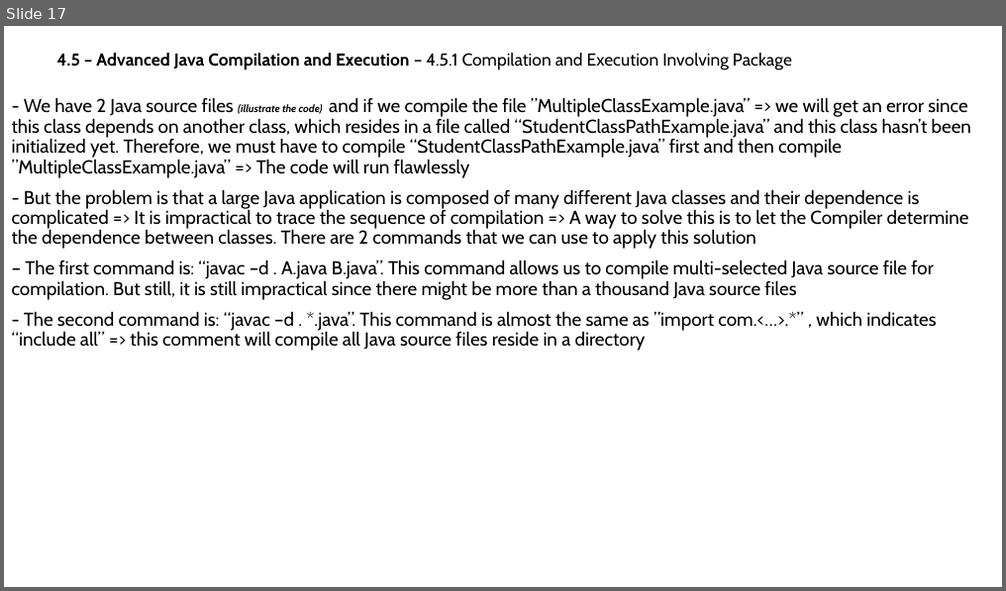
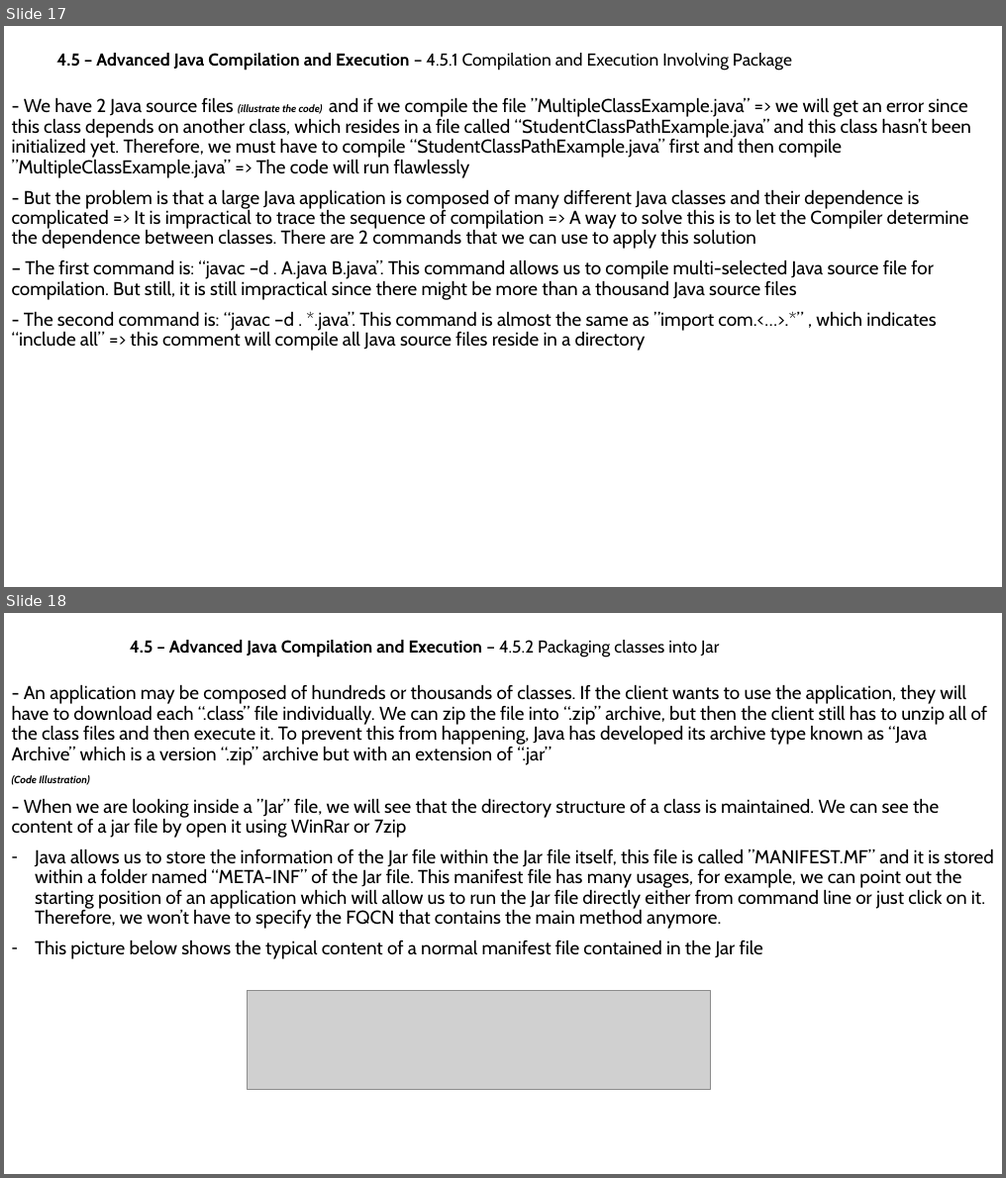
Before and after one commit to MaiDinhVinh/CS-Java, a slide deck: Java SE 8 Teaching Material/Chapter 4 - Basic Java Elements.pptx. Shown one above the other, each under a label of ours: slide 17 before the commit, slides 17 and 18 after it. The pictures are 1006x591 and 1006x1178 pixels, drawn with LibreOffice and Linux fonts; fonts in the diff are those of the drawing; grey boxes stand for pictures. Boxes give left, top, right and bottom in pixels: in the first picture for what was removed or moved away, otherwise in the second. Text is boxed around its words. In the diff, an @@ line names an element or a change of style, - is before the commit and + after.

```diff
--- a/Java SE 8 Teaching Material/Chapter 4 - Basic Java Elements.pptx
+++ b/Java SE 8 Teaching Material/Chapter 4 - Basic Java Elements.pptx
@@ slide 18 added at (4,613,1002,1174), background #FFFFFF @@
@@ subtitle added at (130,640,719,658), 16.6 pt, text #000000, bold @@
+4.5 – Advanced Java Compilation and Execution – 4.5.2 Packaging classes into Jar
@@ text added at (12,684,994,959), 18 pt, text #000000 @@
+- An application may be composed of hundreds or thousands of classes. If the client wants to use the application, they will have to download each “.class” file individually. We can zip the file into “.zip” archive, but then the client still has to unzip all of the class files and then execute it. To prevent this from happening, Java has developed its archive type known as “Java Archive” which is a version “.zip” archive but with an extension of “.jar”
+(Code Illustration)
+- When we are looking inside a ”Jar” file, we will see that the directory structure of a class is maintained. We can see the content of a jar file by open it using WinRar or 7zip
+– Java allows us to store the information of the Jar file within the Jar file itself, this file is called ”MANIFEST.MF” and it is stored within a folder named “META-INF” of the Jar file. This manifest file has many usages, for example, we can point out the starting position of an application which will allow us to run the Jar file directly either from command line or just click on it. Therefore, we won’t have to specify the FQCN that contains the main method anymore.
+– This picture below shows the typical content of a normal manifest file contained in the Jar file
@@ picture added at (248,991,711,1090) @@
```
Also in this commit, not shown: 1 other slide added.
